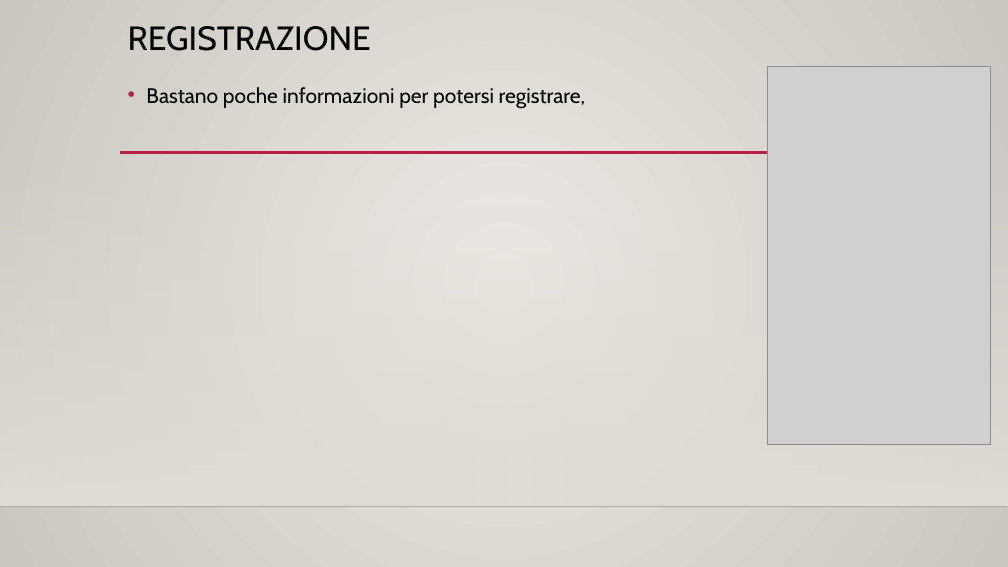
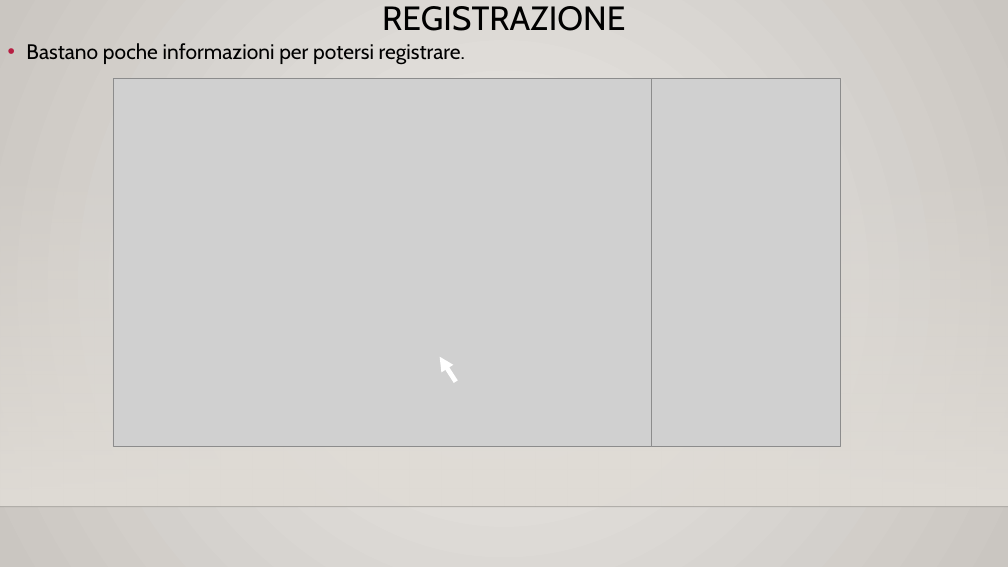
Before and after one commit to LucaNastasi/LibroAuto, a slide deck: slide 3 of presentazione.pptx. Drawn at 1008x567 pixels with LibreOffice and Linux fonts; fonts in the diff are those of the drawing; grey boxes stand for pictures; background and template pictures are left out. Boxes give left, top, right and bottom in pixels: in the first picture for what was removed or moved away, otherwise in the second. Text is boxed around its words. In the diff, an @@ line names an element or a change of style, - is before the commit and + after.

```diff
--- a/presentazione.pptx
+++ b/presentazione.pptx
@@ title "REGISTRAZIONE": place and size @@
-title "REGISTRAZIONE" at bbox=[128, 26, 371, 51]
+title "REGISTRAZIONE" at bbox=[382, 6, 625, 31]
@@ title "REGISTRAZIONE" at bbox=[382, 6, 625, 31]: alignment left to centre @@
@@ text at bbox=[26, 43, 465, 65]: text changed @@
-• Bastano poche informazioni per potersi registrare,
+• Bastano poche informazioni per potersi registrare.
@@ picture added at bbox=[113, 79, 651, 447] @@
@@ picture: place and size @@
-picture at bbox=[768, 67, 991, 445]
+picture at bbox=[652, 79, 841, 447]
@@ line removed from (120, 153) to (915, 153) @@
@@ arrow added from (456, 382) to (440, 357), #FFFFFF 4.5 pt @@
```
Also in this commit, not shown: 6 slides added, 13 other files.
